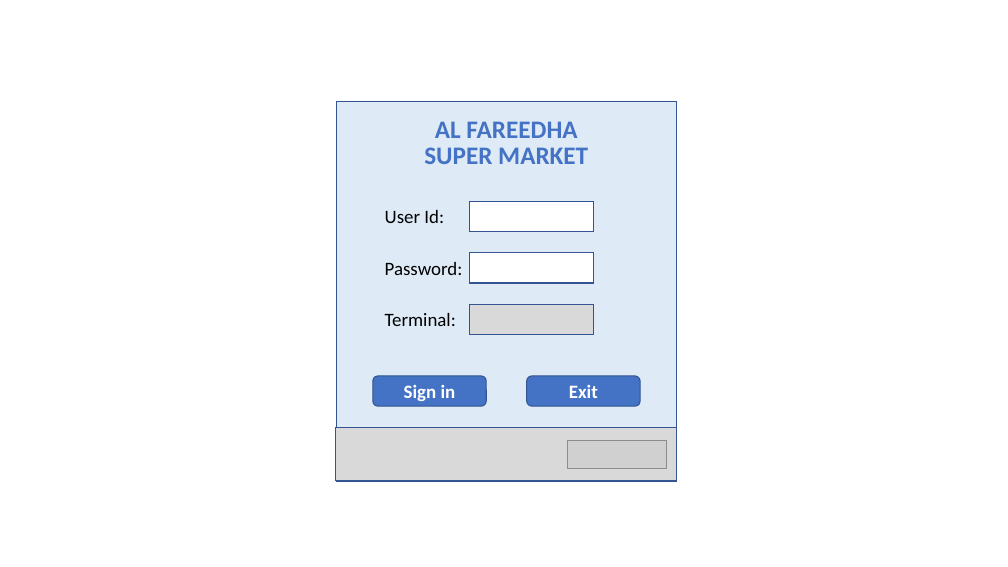
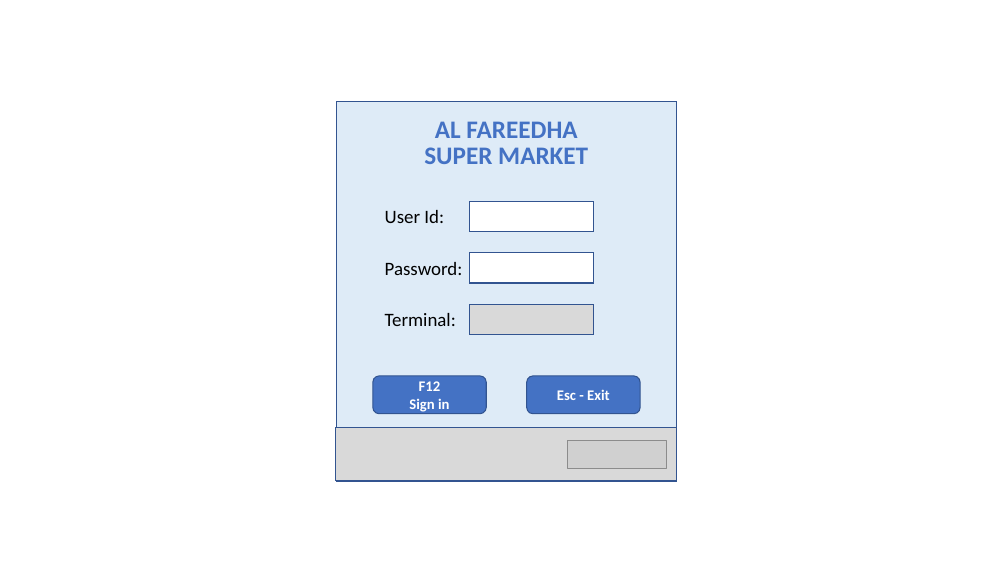
Before and after one commit to valignit/Documents, a slide deck: slide 1 of brief-specs.pptx. Drawn at 1008x567 pixels with LibreOffice and Linux fonts; fonts in the diff are those of the drawing; grey boxes stand for pictures. Boxes give left, top, right and bottom in pixels: in the first picture for what was removed or moved away, otherwise in the second. Text is boxed around its words. In the diff, an @@ line names an element or a change of style, - is before the commit and + after.

```diff
--- a/brief-specs.pptx
+++ b/brief-specs.pptx
@@ rounded rectangle "F12": place and size @@
-rounded rectangle "F12" at (373, 376, 486, 406)
+rounded rectangle "F12" at (373, 376, 486, 414)
@@ text in rounded rectangle at (419, 381, 441, 391): paragraph added @@
+F12
@@ rounded rectangle "Esc - Exit": place and size @@
-rounded rectangle "Esc - Exit" at (527, 376, 640, 406)
+rounded rectangle "Esc - Exit" at (527, 376, 640, 414)
@@ text in rounded rectangle at (557, 389, 610, 400): text changed; size 18 to 14 pt @@
-Exit
+Esc - Exit
@@ text in rounded rectangle at (409, 398, 449, 414): size 18 to 14 pt in "Sign in" @@
```
Also in this commit, not shown: 23 other slides changed, 18 slides added, 2 slides removed.
